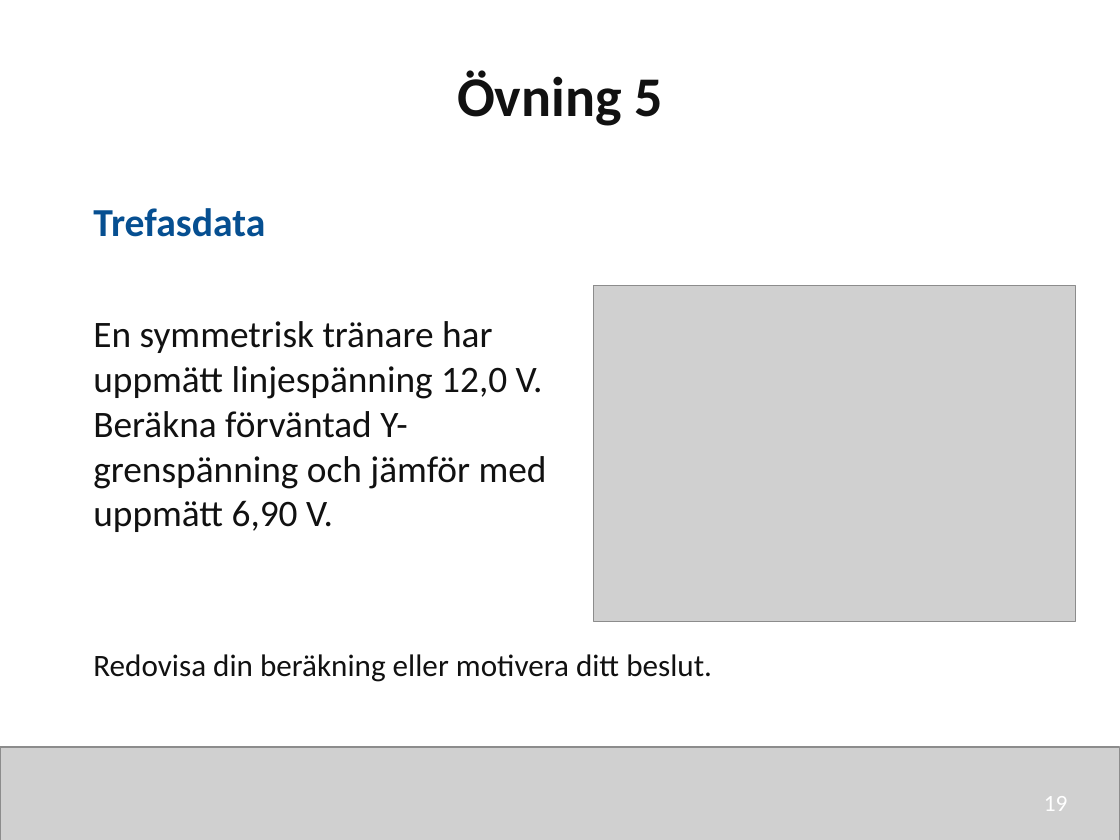
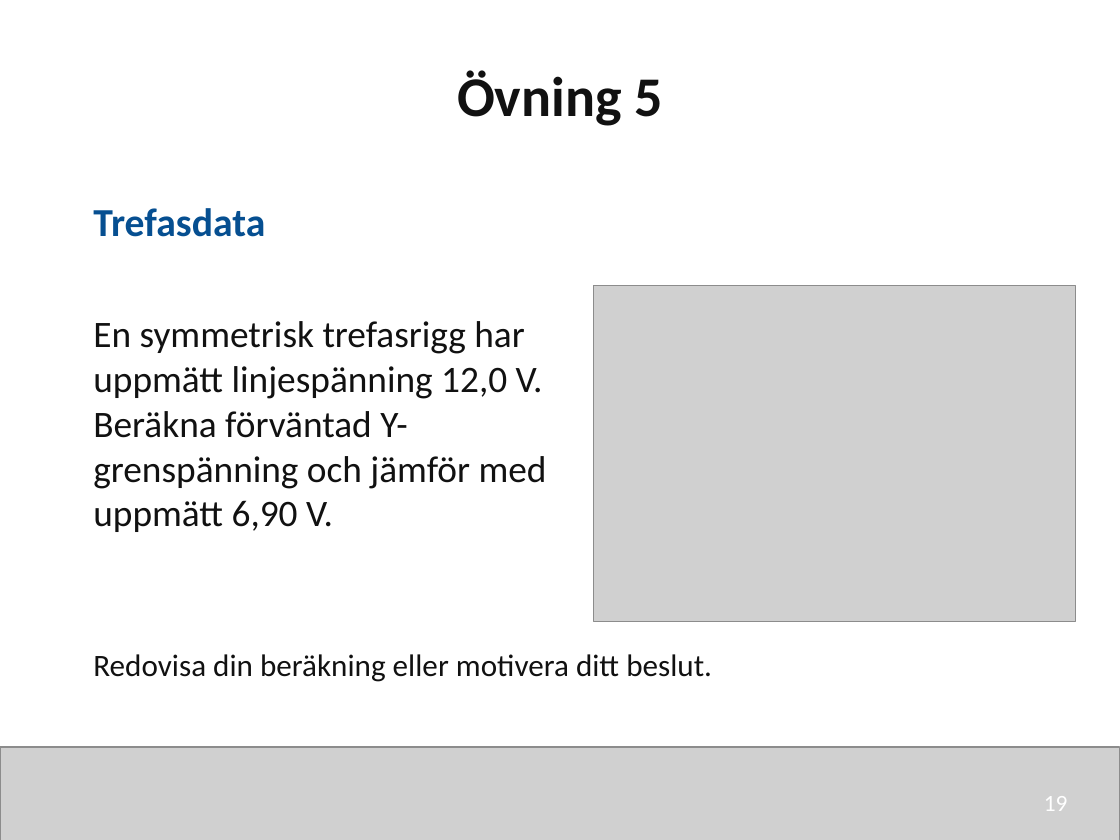
Before and after one commit to nj22az/nj22az.github.io, a slide deck: slide 19 of sjoskolan/vecka-41/aktuell/v41_03_Fysisk_traff_och_matning_elev.pptx. Drawn at 1120x840 pixels with LibreOffice and Linux fonts; fonts in the diff are those of the drawing; grey boxes stand for pictures. Boxes give left, top, right and bottom in pixels: in the first picture for what was removed or moved away, otherwise in the second. Text is boxed around its words. In the diff, an @@ line names an element or a change of style, - is before the commit and + after.

```diff
--- a/sjoskolan/vecka-41/aktuell/v41_03_Fysisk_traff_och_matning_elev.pptx
+++ b/sjoskolan/vecka-41/aktuell/v41_03_Fysisk_traff_och_matning_elev.pptx
@@ text at bbox=[93, 321, 547, 532]: text changed @@
-En symmetrisk tränare har uppmätt linjespänning 12,0 V. Beräkna förväntad Y-grenspänning och jämför med uppmätt 6,90 V.
+En symmetrisk trefasrigg har uppmätt linjespänning 12,0 V. Beräkna förväntad Y-grenspänning och jämför med uppmätt 6,90 V.
```
Also in this commit, not shown: 9 other slides changed, 12 other files.
